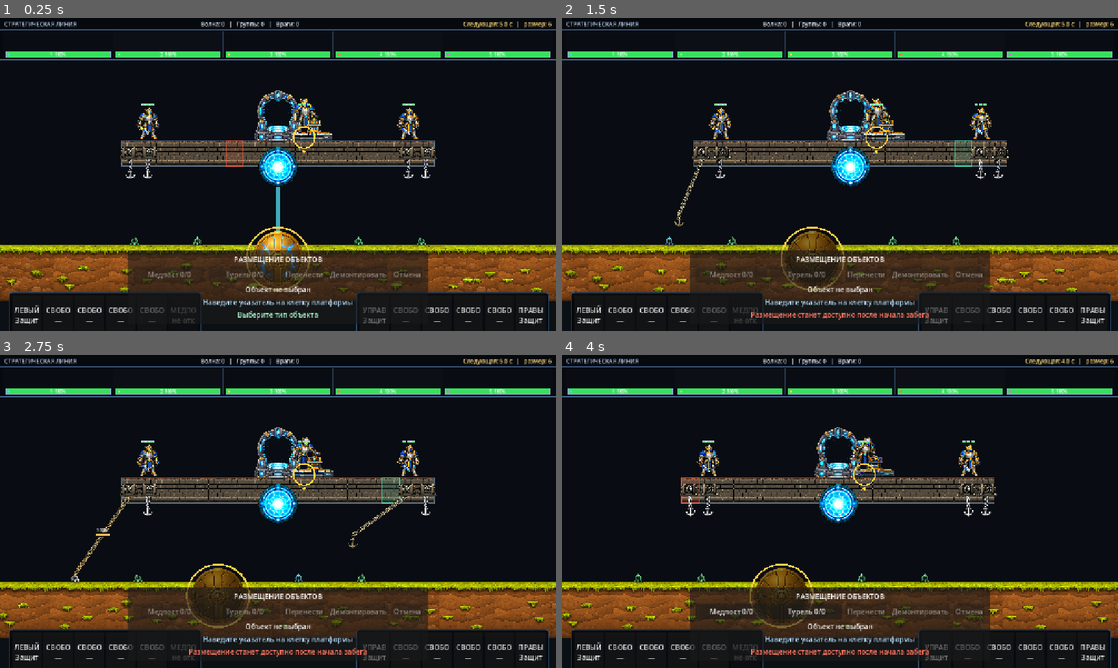
Above: before the commit, frames 1-4 (two rows, left to right).
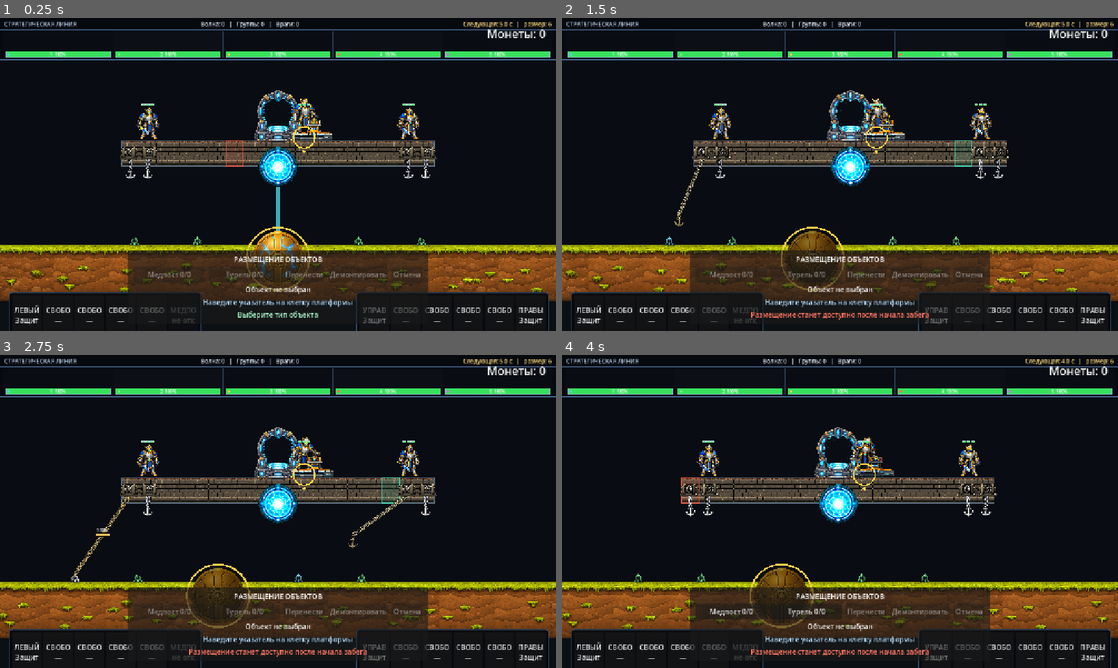
Above: after the commit, the same moments.

Repository: bageus/GloryProtect
Game: Godot game, scene res://scenes/game/game_root_with_flyers.tscn
Same seed, same stepped clock (60 frames per second), same inputs: the game is played once before the commit and once after it.
Inputs (mouse positions are in pixels of both pictures, inside the frame that each line leads up to):
- Up to frame 1 (0.25 s): no input
- Up to frame 2 (1.5 s): tap Enter (ui_accept) at 0.5, 0.77 s; move the mouse to (962, 158) at 0.52 s; hold Right (ui_right) 0.53-1.25 s; tap 1 at 0.6 s; click (962, 158) at 0.67 s; drag from (728, 190) to (812, 237) at 1.27 s
- Up to frame 3 (2.75 s): move the mouse to (333, 442) at 2.02 s; hold Right (ui_right) from 2.03 s (still down); tap 3 at 2.1 s; click (333, 442) at 2.17 s
- Up to frame 4 (4 s): release Right (ui_right) at 2.75 s; drag from (812, 574) to (673, 464) at 2.77 s; move the mouse to (1006, 558) at 3.52 s; hold Left (ui_left) from 3.53 s (still down); tap R at 3.6 s; click (1006, 558) at 3.67 s; tap Enter (ui_accept) at 3.77 s

The runs differ from the first frame. In frame 1, 0.2% of the frame differs, in the area x 87-99%, y 3-7%; in frame 2, 0.2%; in frame 3, 0.2%; in frame 4, 0.2%.

Commit message:
Add visible coin gain feedback

Diff:
--- a/scripts/economy/boarding_reward_controller.gd
+++ b/scripts/economy/boarding_reward_controller.gd
@@ -7,46 +7,116 @@
 @export_node_path("BoardingEnemyRegistry") var enemy_registry_path: NodePath
 @export_node_path("RunEconomy") var run_economy_path: NodePath
 @export_node_path("StrategicWaveSystem") var strategic_wave_path: NodePath
+@export_range(0.2, 3.0, 0.1) var feedback_duration: float = 1.0
 @export var balance: EconomyBalance
 
 @onready var _enemies: BoardingEnemyRegistry = get_node(enemy_registry_path)
 @onready var _economy: RunEconomy = get_node(run_economy_path)
 var _strategic: StrategicWaveSystem
+var _game_flow: GameFlowController
+var _counter: Label
+var _gain: Label
+var _pending_gain: int = 0
+var _feedback_remaining: float = 0.0
 
 
 func _ready() -> void:
 	assert(balance != null, "BoardingRewardController requires EconomyBalance")
+	process_mode = Node.PROCESS_MODE_ALWAYS
 	_enemies.enemy_removed.connect(_on_enemy_removed)
 	_strategic = _resolve_strategic_wave_system()
 	if _strategic != null:
-		_strategic.strategic_enemy_impacted.connect(
-			_on_strategic_enemy_impacted
-		)
+		_strategic.strategic_enemy_impacted.connect(_on_strategic_enemy_impacted)
+	_game_flow = get_tree().current_scene.get_node_or_null(
+		"GameFlowController"
+	) as GameFlowController
+	_build_feedback_view()
+
+
+func _process(delta: float) -> void:
+	if _counter == null:
+		return
+	_counter.text = "Монеты: %d" % _economy.get_coins()
+	if _feedback_remaining <= 0.0:
+		_gain.visible = false
+		_pending_gain = 0
+		return
+	if _game_flow == null or _game_flow.is_world_simulation_active():
+		_feedback_remaining = maxf(0.0, _feedback_remaining - maxf(0.0, delta))
+	var fade_window: float = maxf(0.1, feedback_duration * 0.35)
+	_gain.modulate.a = clampf(_feedback_remaining / fade_window, 0.0, 1.0)
+
+
+func get_coin_counter_text() -> String:
+	return "" if _counter == null else _counter.text
+
+
+func get_coin_gain_text() -> String:
+	return "" if _gain == null else _gain.text
+
+
+func is_coin_gain_visible() -> bool:
+	return _gain != null and _gain.visible
 
 
 func _on_enemy_removed(enemy_id: int, reason: StringName) -> void:
 	if not balance.is_rewarded_boarding_reason(reason):
 		return
-	var amount: int = balance.boarding_enemy_base_reward
+	_grant_reward(enemy_id, balance.boarding_enemy_base_reward, reason)
+
+
+func _on_strategic_enemy_impacted(section_id: int, _damage: float) -> void:
+	var amount: int = balance.strategic_enemy_impact_reward
+	if amount <= 0:
+		return
+	_grant_reward(-1, amount, &"strategic_shield_impact")
+	strategic_reward_granted.emit(section_id, amount)
+
+
+func _grant_reward(enemy_id: int, amount: int, reason: StringName) -> void:
 	if amount <= 0:
 		return
 	_economy.add_coins(amount, reason)
 	reward_granted.emit(enemy_id, amount, reason)
-
-
-func _on_strategic_enemy_impacted(
-	section_id: int,
-	_damage: float
-) -> void:
-	var amount: int = balance.strategic_enemy_impact_reward
-	if amount <= 0:
-		return
-	_economy.add_coins(amount, &"strategic_shield_impact")
-	strategic_reward_granted.emit(section_id, amount)
-	reward_granted.emit(-1, amount, &"strategic_shield_impact")
+	_pending_gain = _pending_gain + amount if _feedback_remaining > 0.0 else amount
+	_feedback_remaining = feedback_duration
+	_gain.text = "+%d" % _pending_gain
+	_gain.visible = true
+	_gain.modulate.a = 1.0
+	_counter.text = "Монеты: %d" % _economy.get_coins()
 
 
 func _resolve_strategic_wave_system() -> StrategicWaveSystem:
 	if not strategic_wave_path.is_empty():
 		return get_node_or_null(strategic_wave_path) as StrategicWaveSystem
 	return get_node_or_null("../StrategicWaveSystem") as StrategicWaveSystem
+
+
+func _build_feedback_view() -> void:
+	var canvas: CanvasLayer = get_tree().current_scene.get_node_or_null(
+		"CanvasLayer"
+	) as CanvasLayer
+	if canvas == null:
+		return
+	_counter = _make_label(18.0, 58.0, 26)
+	_counter.name = "CoinCounter"
+	_gain = _make_label(56.0, 90.0, 22)
+	_gain.name = "CoinGain"
+	_gain.visible = false
+	canvas.add_child(_counter)
+	canvas.add_child(_gain)
+	_counter.text = "Монеты: %d" % _economy.get_coins()
+
+
+func _make_label(top: float, bottom: float, font_size: int) -> Label:
+	var label := Label.new()
+	label.mouse_filter = Control.MOUSE_FILTER_IGNORE
+	label.anchor_left = 1.0
+	label.anchor_right = 1.0
+	label.offset_left = -240.0
+	label.offset_top = top
+	label.offset_right = -24.0
+	label.offset_bottom = bottom
+	label.horizontal_alignment = HORIZONTAL_ALIGNMENT_RIGHT
+	label.add_theme_font_size_override("font_size", font_size)
+	return label
